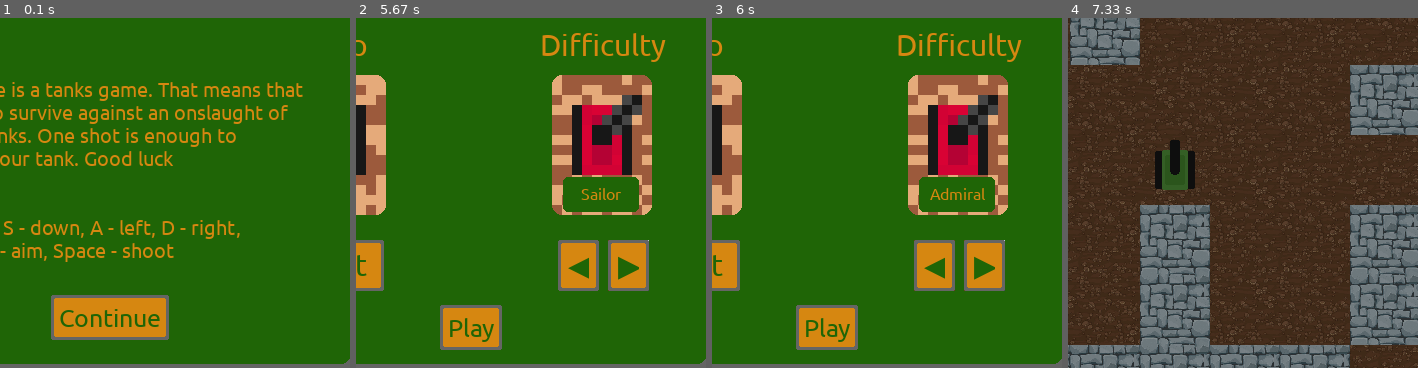
Above: before the commit, frames 1-4 (left to right).
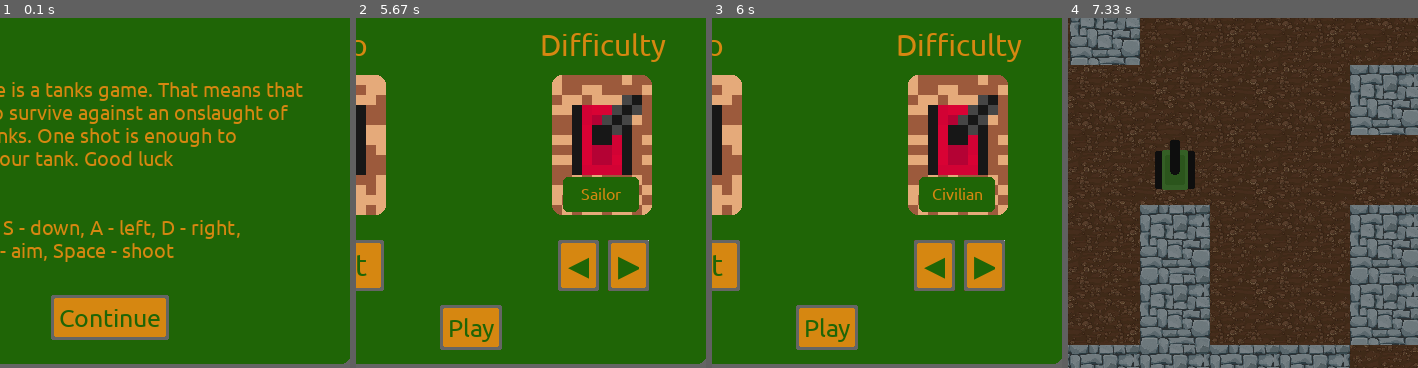
Above: after the commit, the same moments.

Repository: Camleaf/ICS3U
Game: pygame game, started from U3/main.py
Same seed, same stepped clock (60 frames per second), same inputs: the game is played once before the commit and once after it.
Inputs (mouse positions are % of the whole screen's width and height, from its top left):
- Up to frame 1 (0.1 s): no input
- Up to frame 2 (5.67 s): click (50, 71) at 0.38 s; click (74, 64) at 0.72 s; click (51, 72) at 1.05 s; tap Space at 1.33, 1.73, 2.03, 2.23, 2.57, 2.87, 3.07, 3.37, 3.63, 3.97, 4.27, 4.4, 4.8, 5.1 s; hold D 1.67-2.13 s; move the mouse to (19, 73) at 1.7 s; hold W 2.17-2.47 s; move the mouse to (87, 85) at 2.2 s; hold D 2.5-2.97 s; move the mouse to (24, 13) at 2.53 s; hold A 3-3.53 s; move the mouse to (26, 30) at 3.03 s; hold S 3.57-3.87 s; move the mouse to (45, 76) at 3.6 s; hold A 3.9-4.3 s; move the mouse to (50, 62) at 3.93 s; hold W 4.33-4.7 s; move the mouse to (88, 88) at 4.37 s; hold D 4.73-5.37 s; move the mouse to (36, 29) at 4.77 s; click (51, 67) at 5.45 s
- Up to frame 3 (6 s): click (66, 64) at 5.78 s
- Up to frame 4 (7.33 s): click (32, 64) at 7.02 s
The pictures show only the part of the screen within x 35-85%, y 28-78%; the shares and areas given below are measured in that part.

Frames 1-2 are identical in both runs. In frame 3, 0.3% of the frame differs, in the area x 62-78%, y 48-52%; in frame 4, nothing differs.

Commit message:
Fix up one thing

Diff:
--- a/U3/utils/menu/main.py
+++ b/U3/utils/menu/main.py
@@ -60,9 +60,9 @@
             self.c.difficulty -= 1
 
         if self.c.difficulty < 1:
+            self.c.difficulty = 1
+        elif self.c.difficulty > 7:
             self.c.difficulty = 7
-        elif self.c.difficulty > 7:
-            self.c.difficulty = 1
 
         self.update_text(self.c.diff_word[self.c.difficulty].title(),'DifficultyText',update_bg=False)
 
